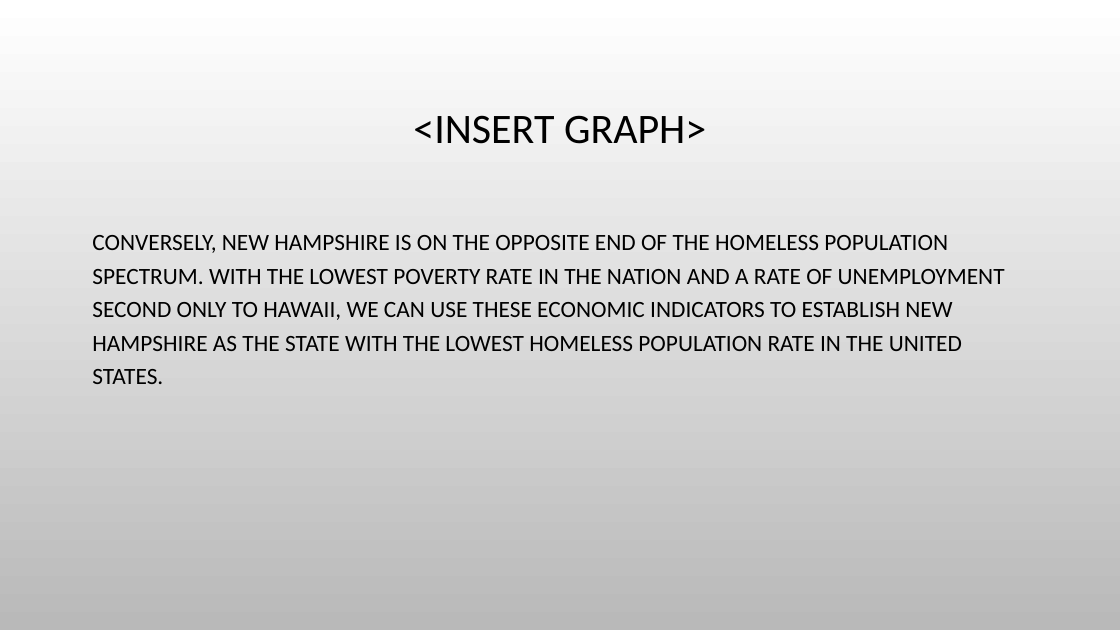
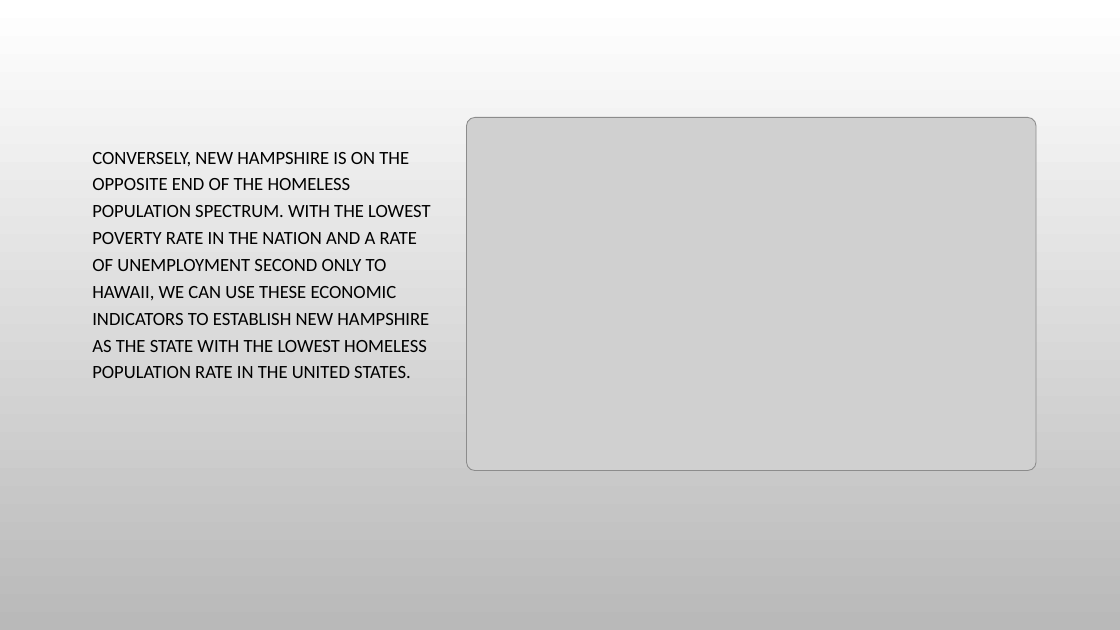
Before and after one commit to NaryTang/Project_2_Team_5, a slide deck: slide 11 of Homelessness Presentation.pptx. Drawn at 1120x630 pixels with LibreOffice and Linux fonts; fonts in the diff are those of the drawing; grey boxes stand for pictures; background and template pictures are left out. Boxes give left, top, right and bottom in pixels: in the first picture for what was removed or moved away, otherwise in the second. Text is boxed around its words. In the diff, an @@ line names an element or a change of style, - is before the commit and + after.

```diff
--- a/Homelessness Presentation.pptx
+++ b/Homelessness Presentation.pptx
@@ title removed at <box>413,115,706,144</box> @@
-<INSERT GRAPH>
@@ picture added at <box>466,118,1036,471</box> @@
@@ text "CONVERSELY, NEW HAMPSHIRE IS ON ...": place and size @@
-text "CONVERSELY, NEW HAMPSHIRE IS ON ..." at <box>92,235,1005,384</box>
+text "CONVERSELY, NEW HAMPSHIRE IS ON ..." at <box>92,152,431,378</box>
@@ text "CONVERSELY, NEW HAMPSHIRE IS ON ..." at <box>92,152,431,378</box>: size 20 to 16 pt @@
```
Also in this commit, not shown: 3 other slides changed.
